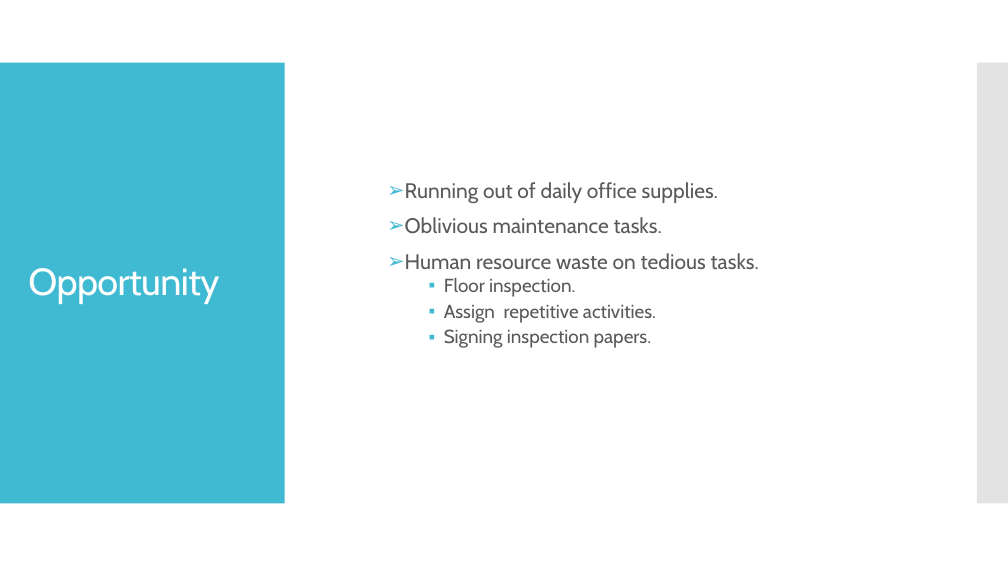
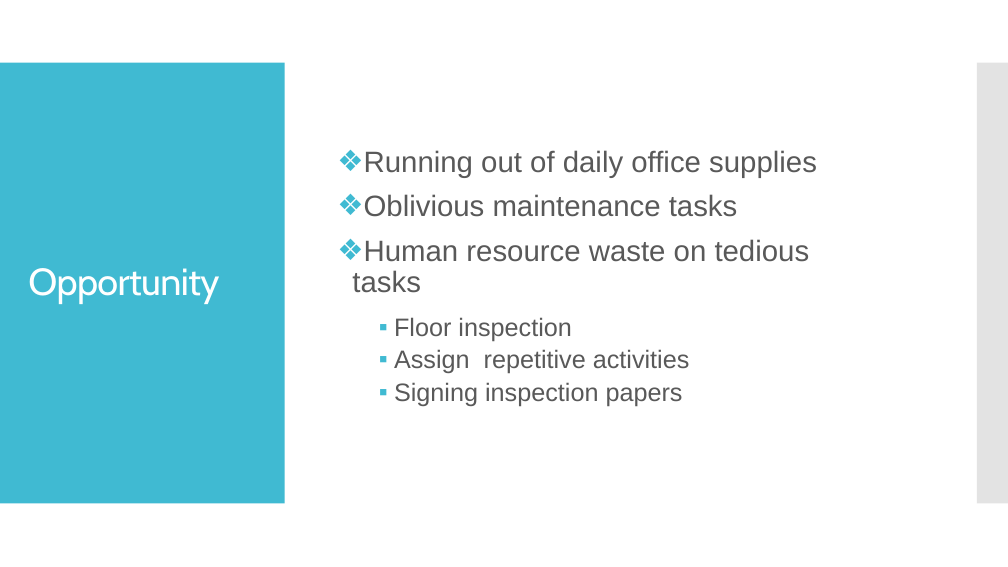
Before and after one commit to k4rriL/ATS, a slide deck: slide 2 of Presentation/Automatic Ticketing System (ATS).pptx. Drawn at 1008x567 pixels with LibreOffice and Linux fonts; fonts in the diff are those of the drawing. Boxes give left, top, right and bottom in pixels: in the first picture for what was removed or moved away, otherwise in the second. Text is boxed around its words. In the diff, an @@ line names an element or a change of style, - is before the commit and + after.

```diff
--- a/Presentation/Automatic Ticketing System (ATS).pptx
+++ b/Presentation/Automatic Ticketing System (ATS).pptx
@@ text at (x1=352, y1=150, x2=817, y2=406): text changed; size 20 to 28 pt; font Cabin to Arial @@
-➢ Running out of daily office supplies.
-➢ Oblivious maintenance tasks.
-➢ Human resource waste on tedious tasks.
-  ▪ Floor inspection.
-  ▪ Assign repetitive activities.
-  ▪ Signing inspection papers.
+❖ Running out of daily office supplies
+❖ Oblivious maintenance tasks
+❖ Human resource waste on tedious tasks
+  ▪ Floor inspection
+  ▪ Assign repetitive activities
+  ▪ Signing inspection papers
```
Also in this commit, not shown: 3 other slides changed.
